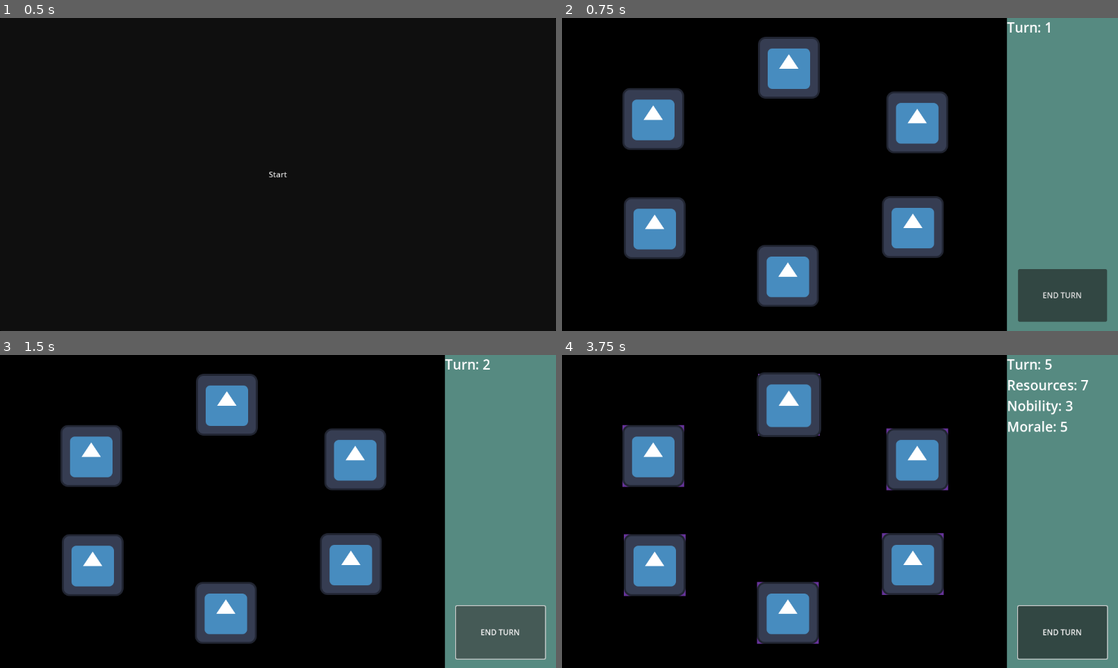
Above: before the commit, frames 1-4 (two rows, left to right).
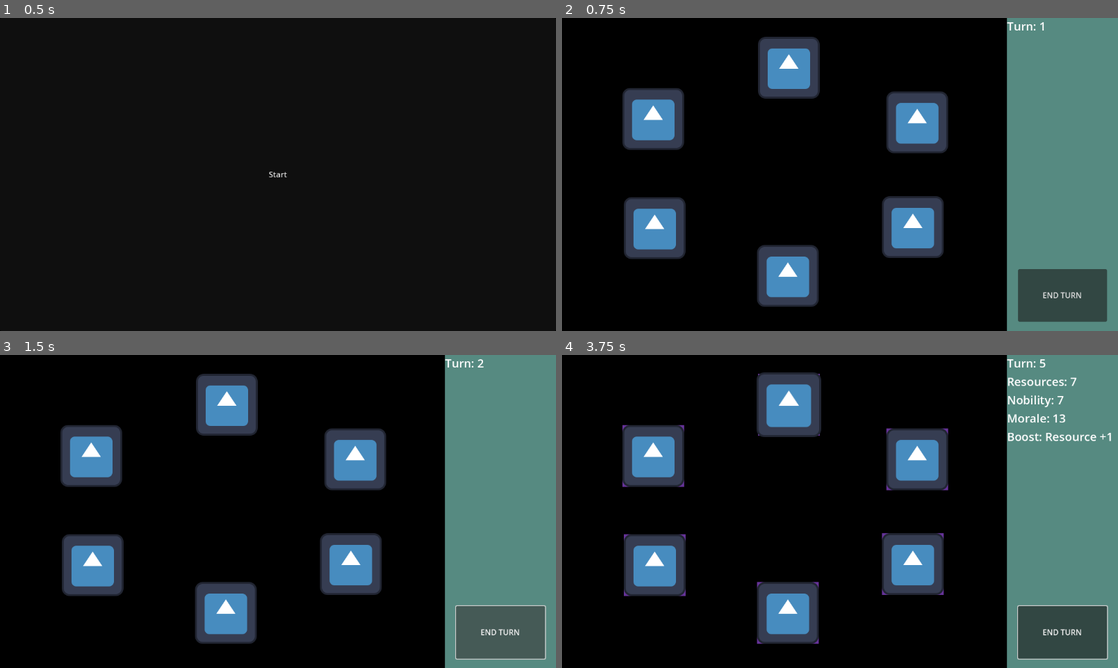
Above: after the commit, the same moments.

Repository: morganwynne/Cracking-Kingdom-Down
Game: Godot game, scene res://scenes/core.tscn
Same seed, same stepped clock (60 frames per second), same inputs: the game is played once before the commit and once after it. The engine's default icon, where the game draws it, is replaced by a stand-in: a white triangle on a blue panel in a dark square.
Inputs (mouse positions are in pixels of both pictures, inside the frame that each line leads up to):
- Up to frame 1 (0.5 s): no input
- Up to frame 2 (0.75 s): click "Start" at 0.5 s
- Up to frame 3 (1.5 s): click "END TURN" at 1.25 s
- Up to frame 4 (3.75 s): click "END TURN" at 2 s; click "END TURN" at 2.75 s; tap Enter at 3.5 s; move the mouse to (789, 405) at 3.52 s; press the mouse at (789, 405) at 3.53 s

Frame 1 is identical in both runs. In frame 2, 0.1% of the frame differs, in the area x 80-88%, y 1-5%; in frame 3, 0.1%; in frame 4, 1.2%, in the area x 80-99%, y 1-28%.

Commit message:
Increase stats on turn on based on adjacent stat boosts

Diff:
--- a/labelfont.tres
+++ b/labelfont.tres
@@ -1,4 +1,4 @@
 [gd_resource type="LabelSettings" format=3 uid="uid://b4reibfcl703y"]
 
 [resource]
-font_size = 28
+font_size = 24
--- a/scenes/game.tscn
+++ b/scenes/game.tscn
@@ -8,6 +8,7 @@
 [ext_resource type="Script" path="res://scripts/turn_counter.gd" id="5_t813l"]
 [ext_resource type="Script" path="res://scripts/stats_label.gd" id="6_wr3k4"]
 [ext_resource type="LabelSettings" uid="uid://b4reibfcl703y" path="res://labelfont.tres" id="7_7d5uf"]
+[ext_resource type="Script" path="res://scripts/boost_label.gd" id="8_h1myy"]
 
 [node name="Game" type="Node"]
 script = ExtResource("1_r0p67")
@@ -47,6 +48,7 @@
 nobility = 3
 morale = 5
 resources = 7
+boosted_amount = 1
 
 [node name="Plate2" parent="Plates" node_paths=PackedStringArray("plate_holder", "adjacent_plates") instance=ExtResource("2_3k1tl")]
 position = Vector2(727, 433)
@@ -55,6 +57,7 @@
 nobility = 3
 morale = 7
 resources = 5
+boosted_amount = 2
 
 [node name="Plate3" parent="Plates" node_paths=PackedStringArray("plate_holder", "adjacent_plates") instance=ExtResource("2_3k1tl")]
 position = Vector2(736, 216)
@@ -63,6 +66,8 @@
 nobility = 5
 morale = 3
 resources = 7
+boosted_stat = 1
+boosted_amount = 1
 
 [node name="Plate4" parent="Plates" node_paths=PackedStringArray("plate_holder", "adjacent_plates") instance=ExtResource("2_3k1tl")]
 position = Vector2(468, 534)
@@ -71,6 +76,8 @@
 nobility = 5
 morale = 7
 resources = 3
+boosted_stat = 1
+boosted_amount = 2
 
 [node name="Plate5" parent="Plates" node_paths=PackedStringArray("plate_holder", "adjacent_plates") instance=ExtResource("2_3k1tl")]
 position = Vector2(192, 435)
@@ -79,6 +86,8 @@
 nobility = 7
 morale = 3
 resources = 5
+boosted_stat = 2
+boosted_amount = 1
 
 [node name="Plate6" parent="Plates" node_paths=PackedStringArray("plate_holder", "adjacent_plates") instance=ExtResource("2_3k1tl")]
 position = Vector2(189, 209)
@@ -87,6 +96,8 @@
 nobility = 7
 morale = 5
 resources = 3
+boosted_stat = 2
+boosted_amount = 2
 
 [node name="UI Sidebar" type="Control" parent="."]
 layout_mode = 3
@@ -105,7 +116,7 @@
 grow_vertical = 2
 color = Color(0.337255, 0.541176, 0.505882, 1)
 
-[node name="EndTurnButton" type="Button" parent="UI Sidebar" node_paths=PackedStringArray("turn_counter")]
+[node name="EndTurnButton" type="Button" parent="UI Sidebar" node_paths=PackedStringArray("turn_counter", "plates")]
 layout_mode = 1
 anchors_preset = -1
 anchor_left = 0.1
@@ -118,6 +129,7 @@
 text = "END TURN"
 script = ExtResource("4_f5sf2")
 turn_counter = NodePath("../../TurnCounter")
+plates = [NodePath("../../Plates/Plate1"), NodePath("../../Plates/Plate2"), NodePath("../../Plates/Plate3"), NodePath("../../Plates/Plate4"), NodePath("../../Plates/Plate5"), NodePath("../../Plates/Plate6")]
 
 [node name="VBoxContainer" type="VBoxContainer" parent="UI Sidebar"]
 layout_mode = 1
@@ -149,6 +161,11 @@
 script = ExtResource("6_wr3k4")
 stat = 2
 
+[node name="BoostLabel" type="Label" parent="UI Sidebar/VBoxContainer"]
+layout_mode = 2
+label_settings = ExtResource("7_7d5uf")
+script = ExtResource("8_h1myy")
+
 [node name="TurnCounter" type="Node" parent="."]
 script = ExtResource("5_t813l")
 
--- /dev/null
+++ b/scripts/boost_label.gd
@@ -0,0 +1,22 @@
+class_name BoostLabel extends Label
+
+enum Stats {RESOURCES, NOBILITY, MORALE}
+
+func _process(_delta:float) -> void:
+	var plate:Plate
+	if (global.dragging):
+		plate = global.dragging
+	elif (global.hovering):
+		plate = global.hovering
+
+	if (plate):
+		text = "Boost: "
+		if (plate.boosted_stat == Stats.RESOURCES):
+			text += "Resource "
+		elif (plate.boosted_stat == Stats.NOBILITY):
+			text += "Nobility "
+		elif (plate.boosted_stat == Stats.MORALE):
+			text += "Morale "
+		text += "+" + str(plate.boosted_amount)
+	else:
+		text = ""
--- a/scripts/end_turn_button.gd
+++ b/scripts/end_turn_button.gd
@@ -1,6 +1,9 @@
 class_name EndTurnButton extends Button
 
 @export var turn_counter:TurnCounter
+@export var plates:Array[Plate]
 
 func _on_pressed() -> void:
   turn_counter.increment()
+  for plate:Plate in plates:
+    plate.process_end_turn(turn_counter.turn)
--- a/scripts/plate.gd
+++ b/scripts/plate.gd
@@ -12,6 +12,10 @@
 @export var nobility:int = 0
 @export var morale:int = 0
 @export var resources:int = 0
+
+enum Stats {RESOURCES, NOBILITY, MORALE}
+@export var boosted_stat:Stats
+@export var boosted_amount:int
 
 func _process(_delta:float) -> void:
   if draggable:
@@ -69,3 +73,12 @@
   if animate:
     var tween:Tween = get_tree().create_tween()
     tween.tween_property(self, "position", new_plate_holder.position, 0.2).set_ease(Tween.EASE_OUT)
+
+func process_end_turn(_turn:int) -> void:
+  for adjacent_plate:Plate in adjacent_plates:
+    if (adjacent_plate.boosted_stat == Stats.RESOURCES):
+      resources += adjacent_plate.boosted_amount
+    elif (adjacent_plate.boosted_stat == Stats.NOBILITY):
+      nobility += adjacent_plate.boosted_amount
+    elif (adjacent_plate.boosted_stat == Stats.MORALE):
+      morale += adjacent_plate.boosted_amount
--- a/scripts/stats_label.gd
+++ b/scripts/stats_label.gd
@@ -4,19 +4,18 @@
 @export var stat:Stats
 
 func _process(_delta:float) -> void:
+  var plate:Plate
   if (global.dragging):
+    plate = global.dragging
+  elif (global.hovering):
+    plate = global.hovering
+
+  if (plate):
     if (stat == Stats.RESOURCES):
-      text = "Resources: " + str(global.dragging.resources)
-    if (stat == Stats.NOBILITY):
-      text = "Nobility: " + str(global.dragging.nobility)
-    if (stat == Stats.MORALE):
-      text = "Morale: " + str(global.dragging.morale)
-  elif (global.hovering):
-    if (stat == Stats.RESOURCES):
-      text = "Resources: " + str(global.hovering.resources)
-    if (stat == Stats.NOBILITY):
-      text = "Nobility: " + str(global.hovering.nobility)
-    if (stat == Stats.MORALE):
-      text = "Morale: " + str(global.hovering.morale)
+      text = "Resources: " + str(plate.resources)
+    elif (stat == Stats.NOBILITY):
+      text = "Nobility: " + str(plate.nobility)
+    elif (stat == Stats.MORALE):
+      text = "Morale: " + str(plate.morale)
   else:
       text = ""
Not shown: 1 places in scenes/game.tscn that only renumber resources
